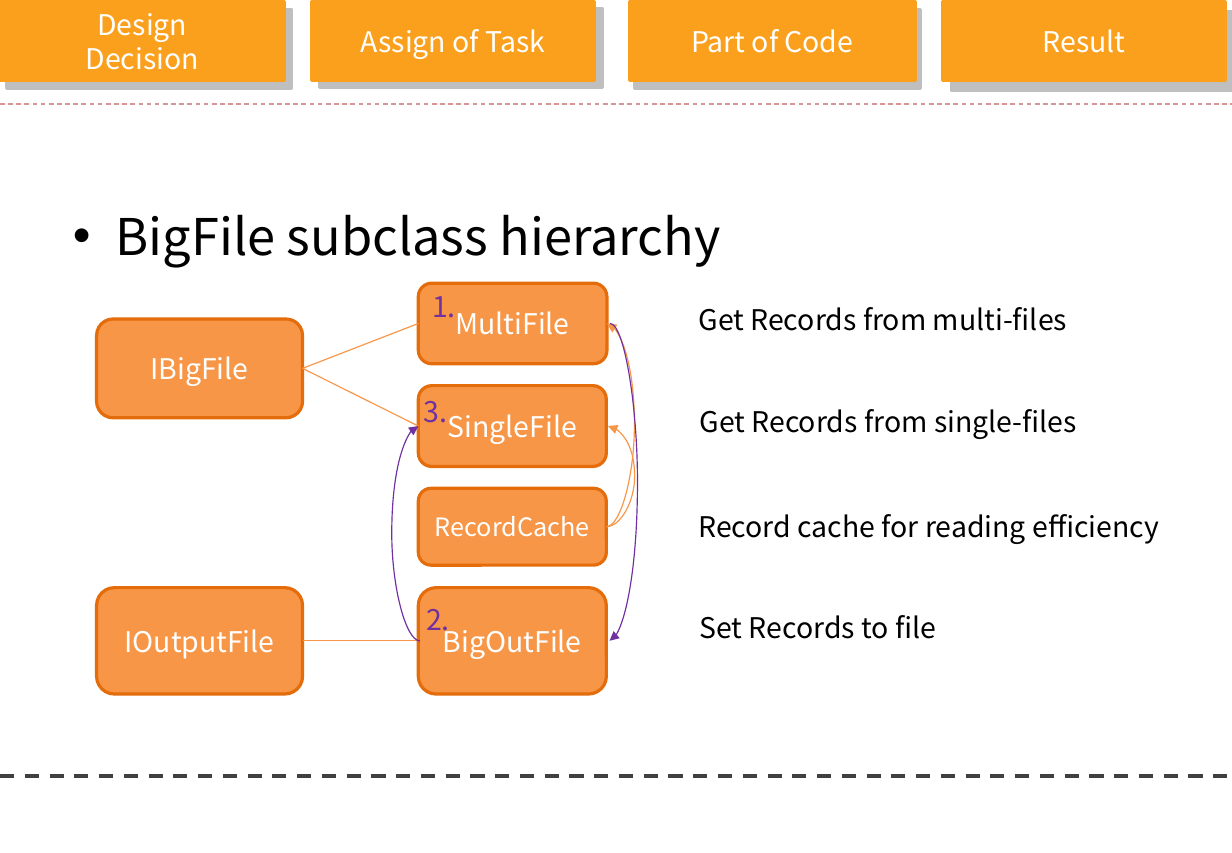
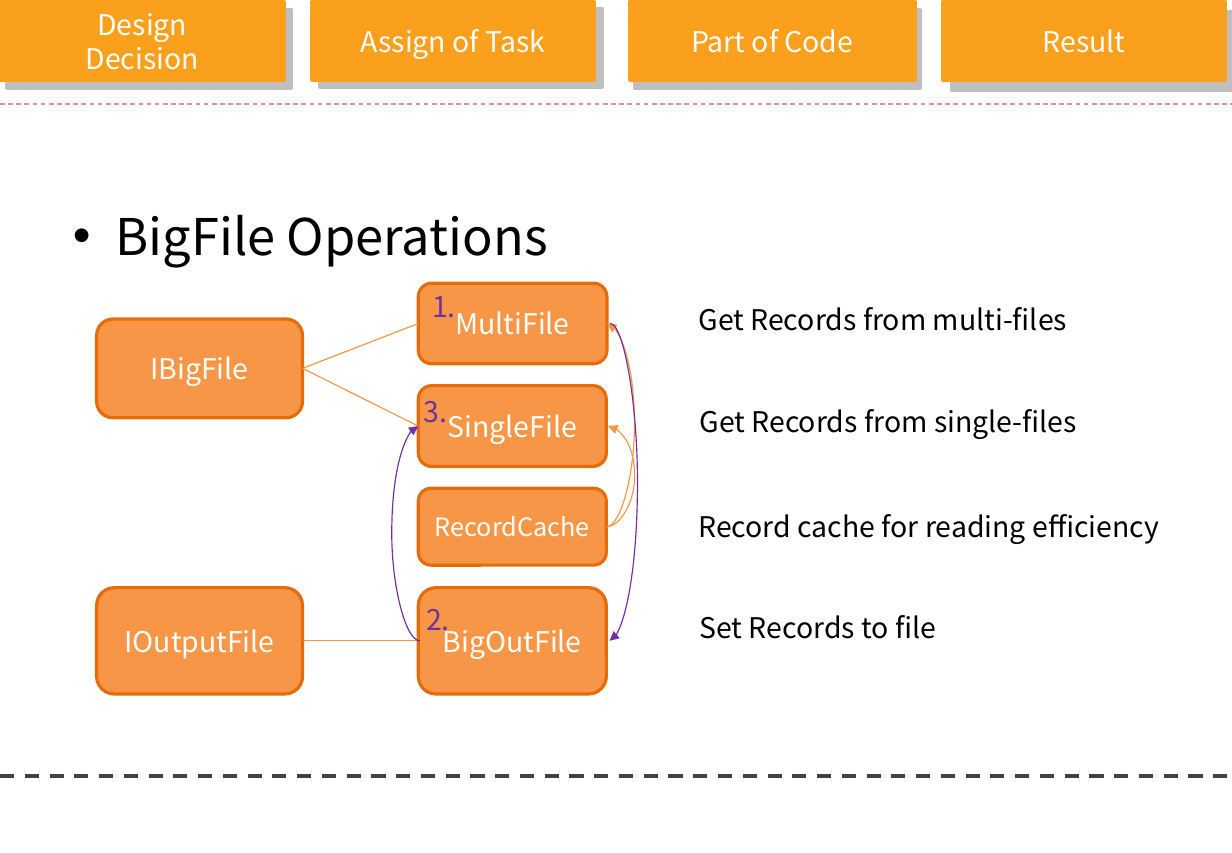
Before and after one commit to clover3/orange, a slide deck: slide 14 of Document/orange_progress.pptx (slide 10 before the commit). Drawn at 1232x853 pixels with LibreOffice and Linux fonts; fonts in the diff are those of the drawing; background and template pictures are left out. Boxes give left, top, right and bottom in pixels: in the first picture for what was removed or moved away, otherwise in the second. Text is boxed around its words. In the diff, an @@ line names an element or a change of style, - is before the commit and + after.

```diff
--- a/Document/orange_progress.pptx
+++ b/Document/orange_progress.pptx
@@ text at (116, 214, 548, 268): text changed @@
-• BigFile subclass hierarchy
+• BigFile Operations
```
Also in this commit, not shown: 3 other slides changed, 9 slides added, 3 slides removed.
